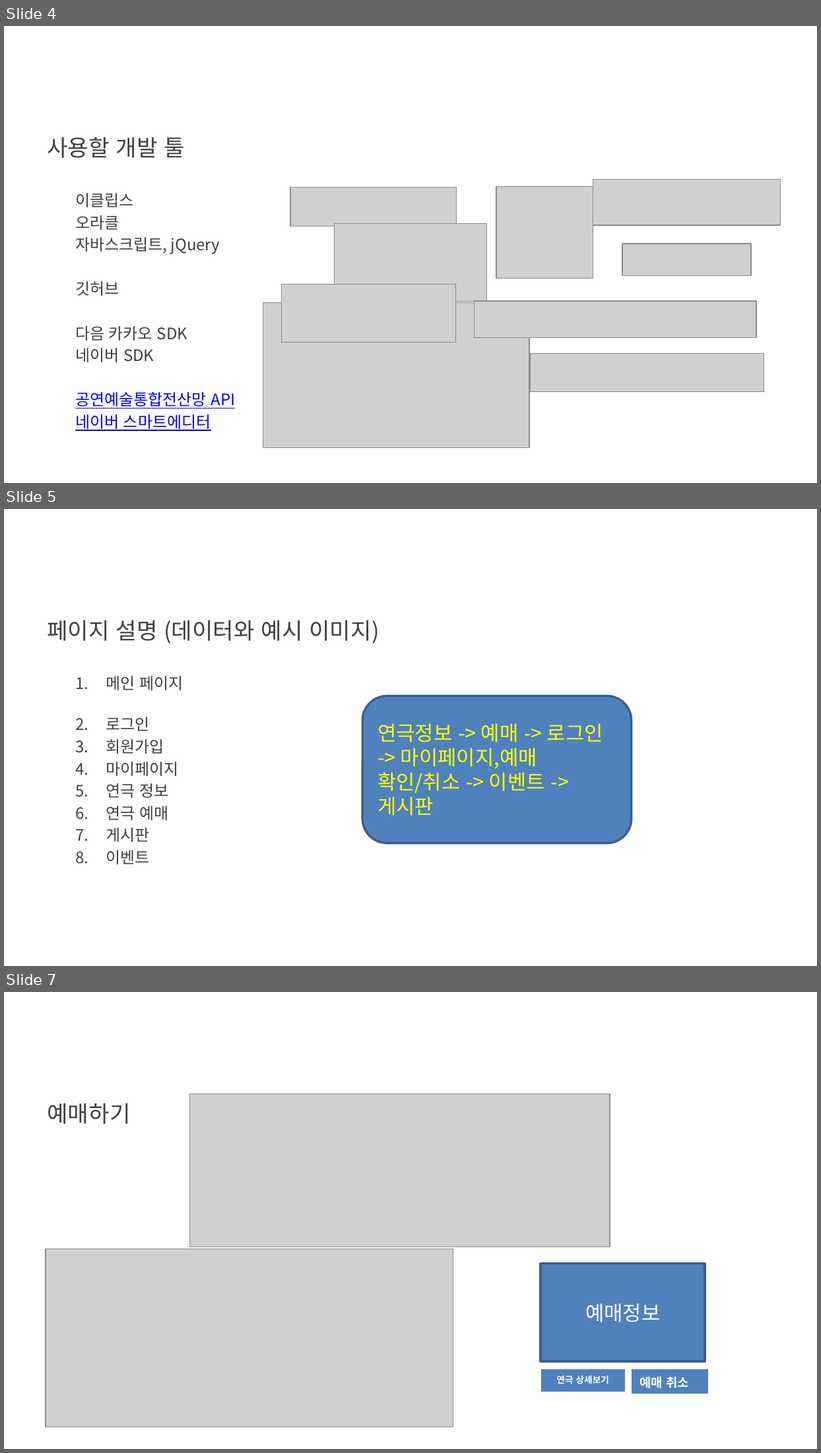
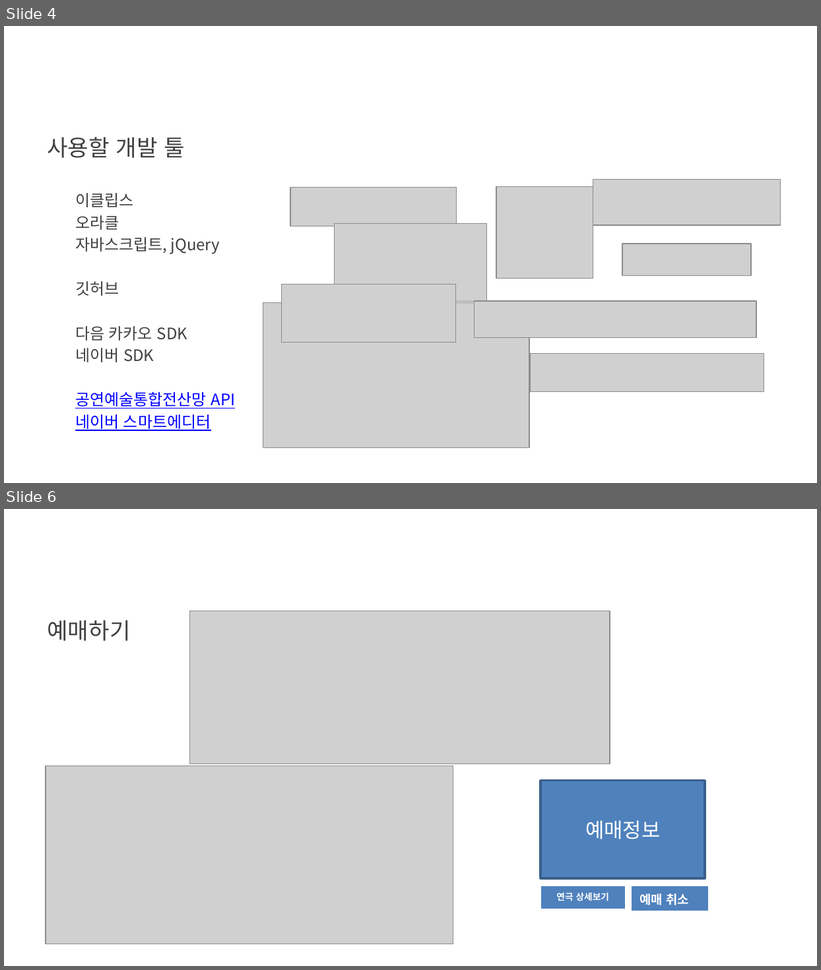
Before and after one commit to Yune0127/2020_JavaWebProject, a slide deck: 기획문서/인생연극-기획발표.pptx. Shown one above the other, each under a label of ours: slides 4, 5 and 7 before the commit, slides 4 and 6 after it; the slides between them are not shown. The pictures are 821x1453 and 821x970 pixels, drawn with LibreOffice and Linux fonts; fonts in the diff are those of the drawing; grey boxes stand for pictures; background and template pictures are left out. Boxes give left, top, right and bottom in pixels: in the first picture for what was removed or moved away, otherwise in the second. Text is boxed around its words. In the diff, an @@ line names an element or a change of style, - is before the commit and + after.

```diff
--- a/기획문서/인생연극-기획발표.pptx
+++ b/기획문서/인생연극-기획발표.pptx
@@ slide 5 removed at bbox=[4, 509, 817, 966], background picture (left out) @@
@@ text removed at bbox=[47, 620, 379, 644] @@
-페이지 설명 (데이터와 예시 이미지)
@@ text removed at bbox=[106, 676, 183, 865] @@
-1. 메인 페이지
-2. 로그인
-3. 회원가입
-4. 마이페이지
-5. 연극 정보
-6. 연극 예매
-7. 게시판
-8. 이벤트
@@ rounded rectangle removed at bbox=[362, 696, 632, 843] @@
-연극정보 -> 예매 -> 로그인 -> 마이페이지,예매 확인/취소 -> 이벤트 -> 게시판
@@ title removed at bbox=[75, 718, 88, 730] @@
-2. 개발범위
@@ what was slide 7 is now slide 6 @@
```
Also in this commit, not shown: 1 slide changed.
